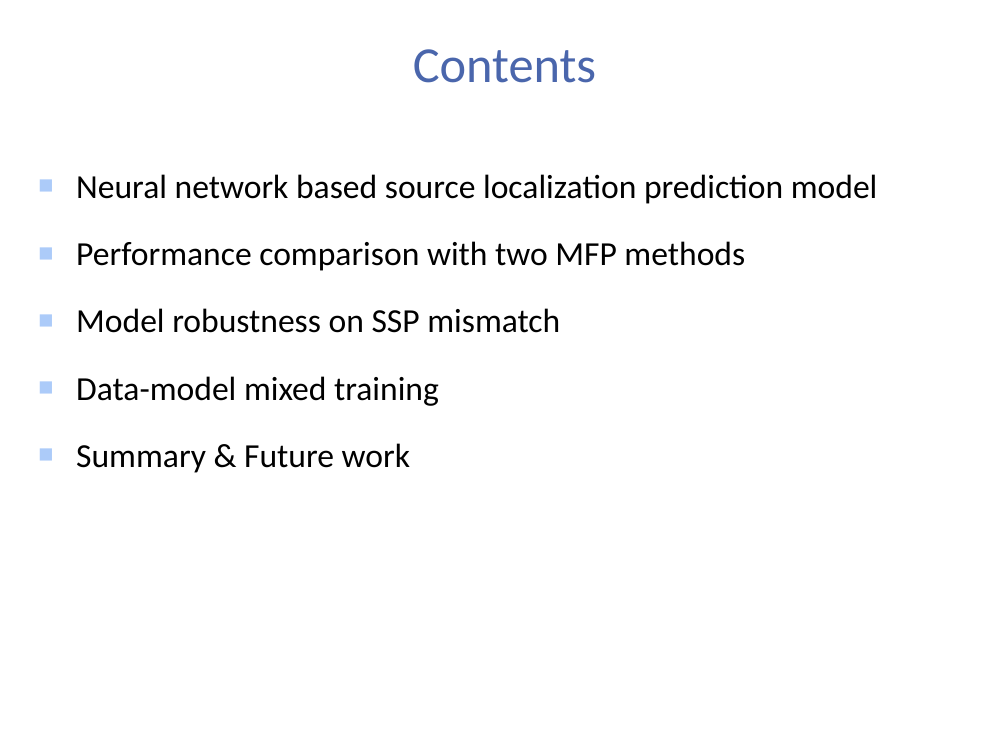
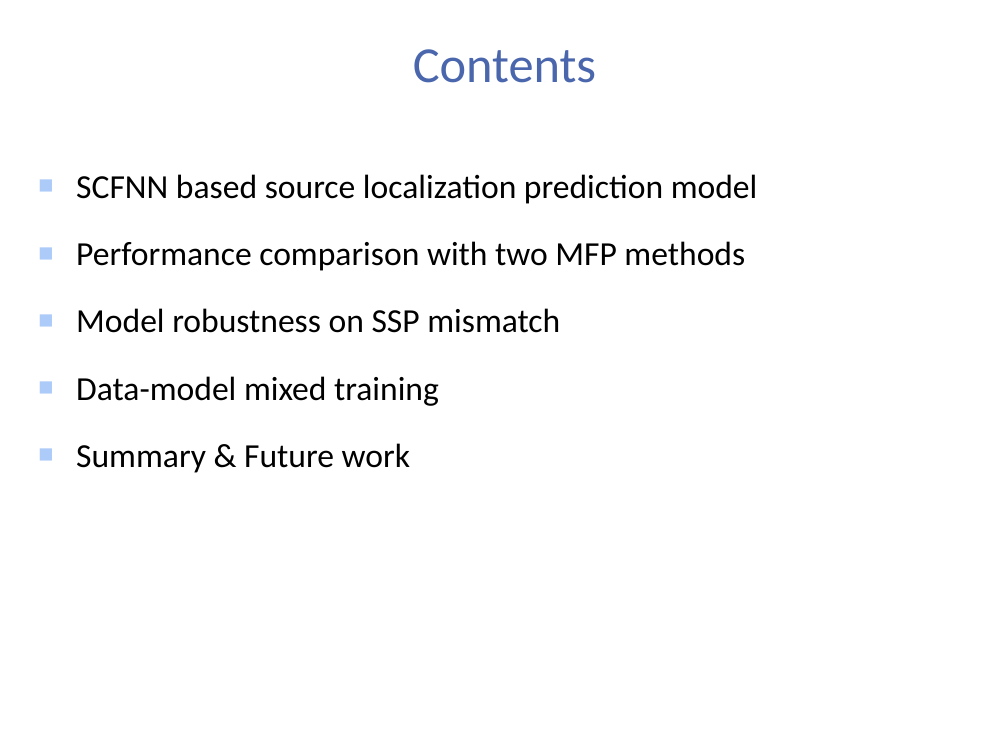
Before and after one commit to shouguicai/SCFNN, a slide deck: slide 3 of Oral Presentation/Backup/wuwnet17_v1(4：3).pptx. Drawn at 1008x756 pixels with LibreOffice and Linux fonts; fonts in the diff are those of the drawing; background and template pictures are left out. Boxes give left, top, right and bottom in pixels: in the first picture for what was removed or moved away, otherwise in the second. Text is boxed around its words. In the diff, an @@ line names an element or a change of style, - is before the commit and + after.

```diff
--- a/Oral Presentation/Backup/wuwnet17_v1(4：3).pptx
+++ b/Oral Presentation/Backup/wuwnet17_v1(4：3).pptx
@@ text at (x1=76, y1=174, x2=758, y2=204): text changed @@
-■ Neural network based source localization prediction model
+■ SCFNN based source localization prediction model
```
Also in this commit, not shown: 5 other slides changed.
